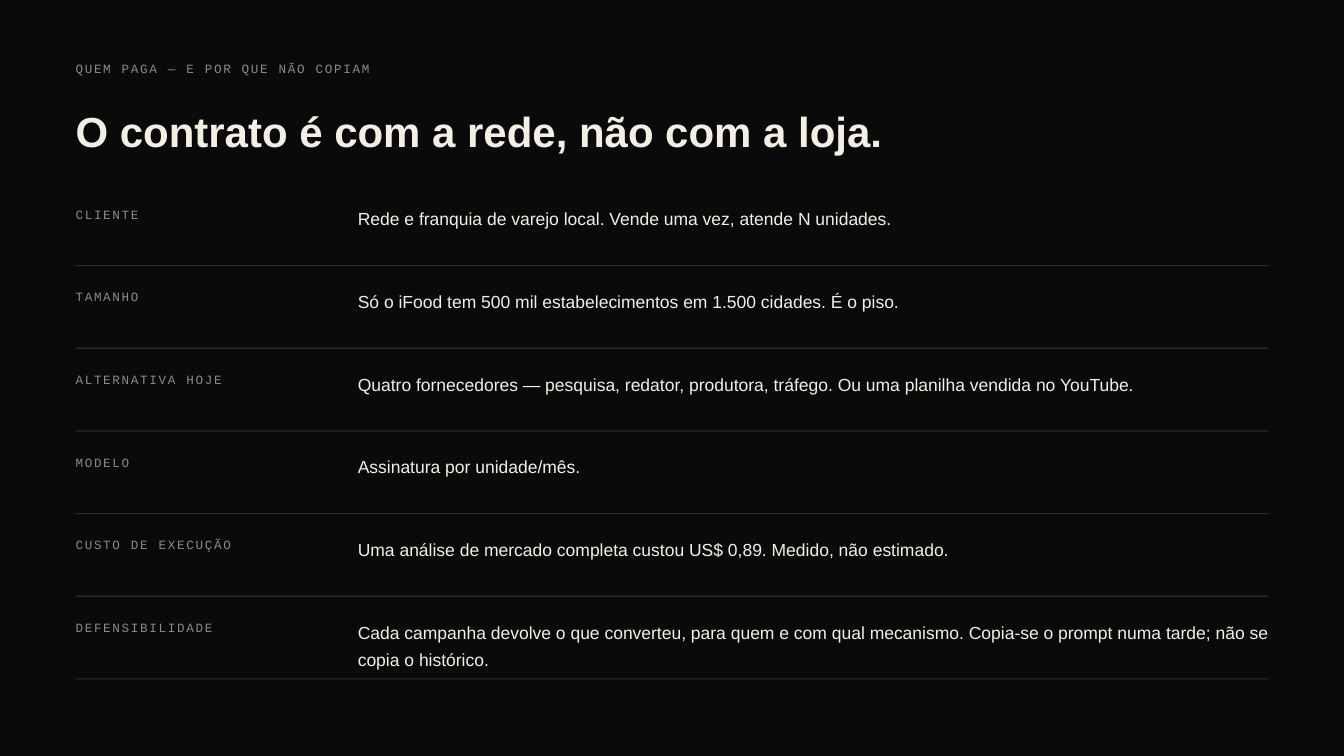
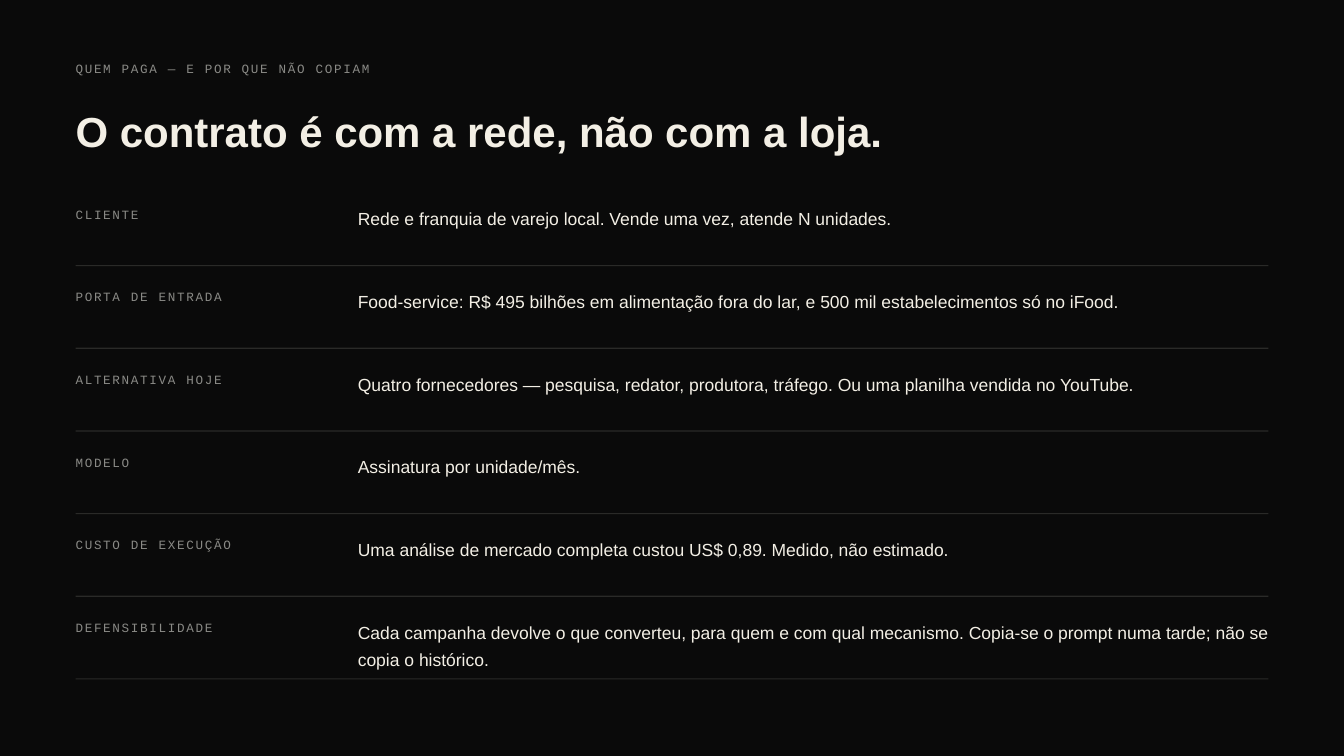
Before and after one commit to julio-amaral-oliveira/hack2L, a slide deck: slide 7 of deck/BrandLoop-deck.pptx (slide 6 before the commit). Drawn at 1344x756 pixels with LibreOffice and Linux fonts; fonts in the diff are those of the drawing. Boxes give left, top, right and bottom in pixels: in the first picture for what was removed or moved away, otherwise in the second. Text is boxed around its words. In the diff, an @@ line names an element or a change of style, - is before the commit and + after.

```diff
--- a/deck/BrandLoop-deck.pptx
+++ b/deck/BrandLoop-deck.pptx
@@ text at bbox=[76, 292, 222, 301]: text changed @@
-TAMANHO
+PORTA DE ENTRADA
@@ text at bbox=[358, 295, 1119, 312]: text changed @@
-Só o iFood tem 500 mil estabelecimentos em 1.500 cidades. É o piso.
+Food-service: R$ 495 bilhões em alimentação fora do lar, e 500 mil estabelecimentos só no iFood.
```
Also in this commit, not shown: 1 slide added, 3 other files.
